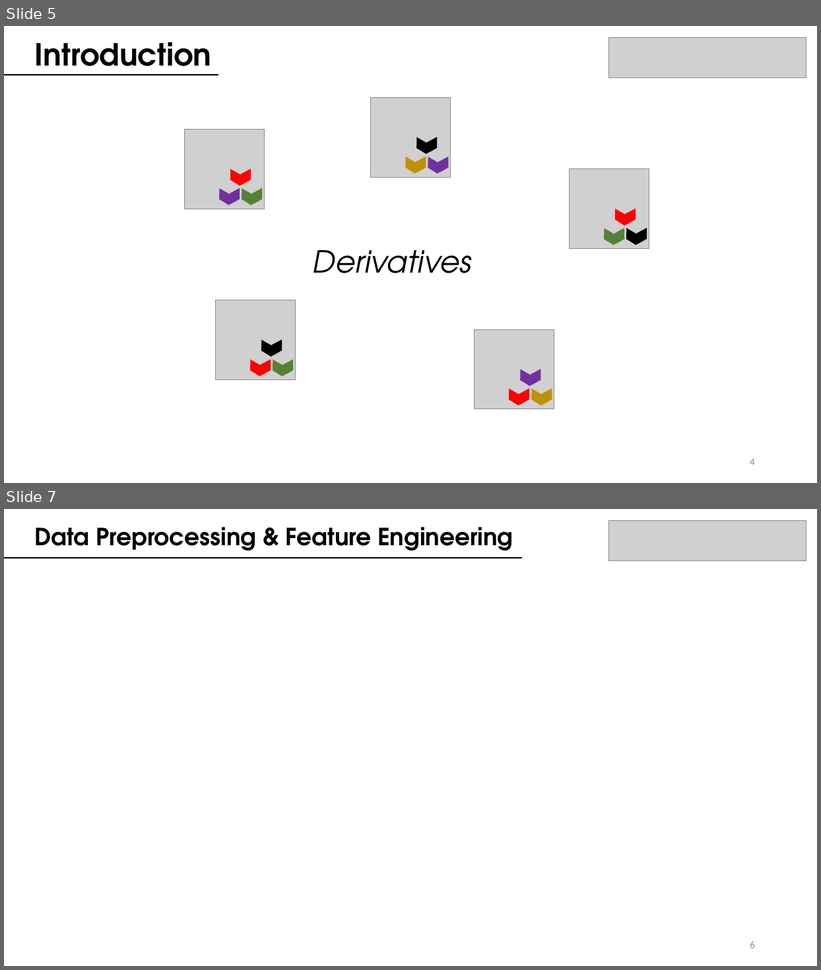
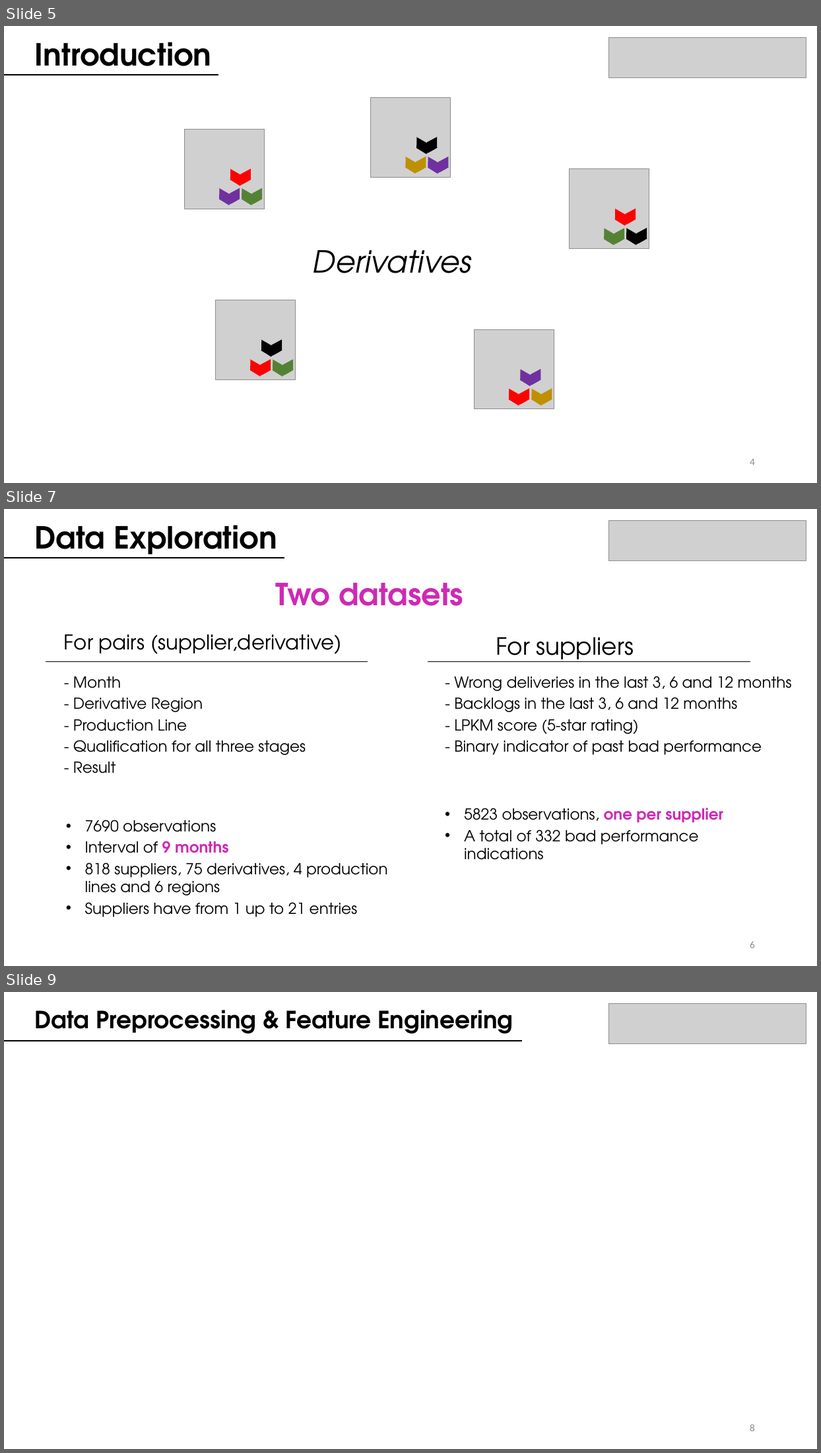
Before and after one commit to juanbeta98/DataScienceStudyCase, a slide deck: BMW ML Case Study.pptx. Shown one above the other, each under a label of ours: slides 5 and 7 before the commit, slides 5, 7 and 9 after it; the slides between them are not shown. The pictures are 821x970 and 821x1453 pixels, drawn with LibreOffice and Linux fonts; fonts in the diff are those of the drawing; grey boxes stand for pictures. Boxes give left, top, right and bottom in pixels: in the first picture for what was removed or moved away, otherwise in the second. Text is boxed around its words. In the diff, an @@ line names an element or a change of style, - is before the commit and + after.

```diff
--- a/BMW ML Case Study.pptx
+++ b/BMW ML Case Study.pptx
@@ slide 7 added at <box>4,509,817,966</box>, background #FFFFFF @@
@@ text added at <box>35,525,277,559</box>, 36 pt, text #000000, bold @@
+Data Exploration
@@ picture added at <box>609,521,806,561</box> @@
@@ line added from (4, 557) to (284, 557), #000000 0.5 pt @@
@@ line added from (4, 559) to (284, 559), #000000 0.5 pt @@
@@ text added at <box>276,583,463,606</box>, 36 pt, text #CF29B5, bold @@
+Two datasets
@@ text added at <box>64,634,342,654</box>, 24 pt, text #000000 @@
+For pairs (supplier,derivative)
@@ text added at <box>496,637,634,662</box>, 28 pt, text #000000 @@
+For suppliers
@@ line added from (46, 661) to (368, 661), #000000 0.5 pt @@
@@ line added from (428, 661) to (750, 661), #000000 0.5 pt @@
@@ text added at <box>73,677,306,774</box>, 18 pt, text #000000 @@
+- Month
+- Derivative Region
+- Production Line
+- Qualification for all three stages
+- Result
@@ text added at <box>454,676,792,755</box>, 18 pt, text #000000 @@
+- Wrong deliveries in the last 3, 6 and 12 months
+- Backlogs in the last 3, 6 and 12 months
+- LPKM score (5-star rating)
+- Binary indicator of past bad performance
@@ text added at <box>85,820,388,918</box>, 18 pt, text #000000 @@
+• 7690 observations
+• Interval of 9 months
+• 818 suppliers, 75 derivatives, 4 production lines and 6 regions
+• Suppliers have from 1 up to 21 entries
@@ text added at <box>464,808,723,860</box>, 18 pt, text #000000 @@
+• 5823 observations, one per supplier
+• A total of 332 bad performance indications
@@ page number added at <box>750,941,755,949</box>, 12 pt, text #8C8C8C @@
+6
@@ what was slide 7 is now slide 9 @@
@@ page number at <box>750,1424,755,1432</box>: text changed @@
-6
+8
```
Also in this commit, not shown: 2 slides changed, 2 other slides added, 1 slide removed, 5 other files.
